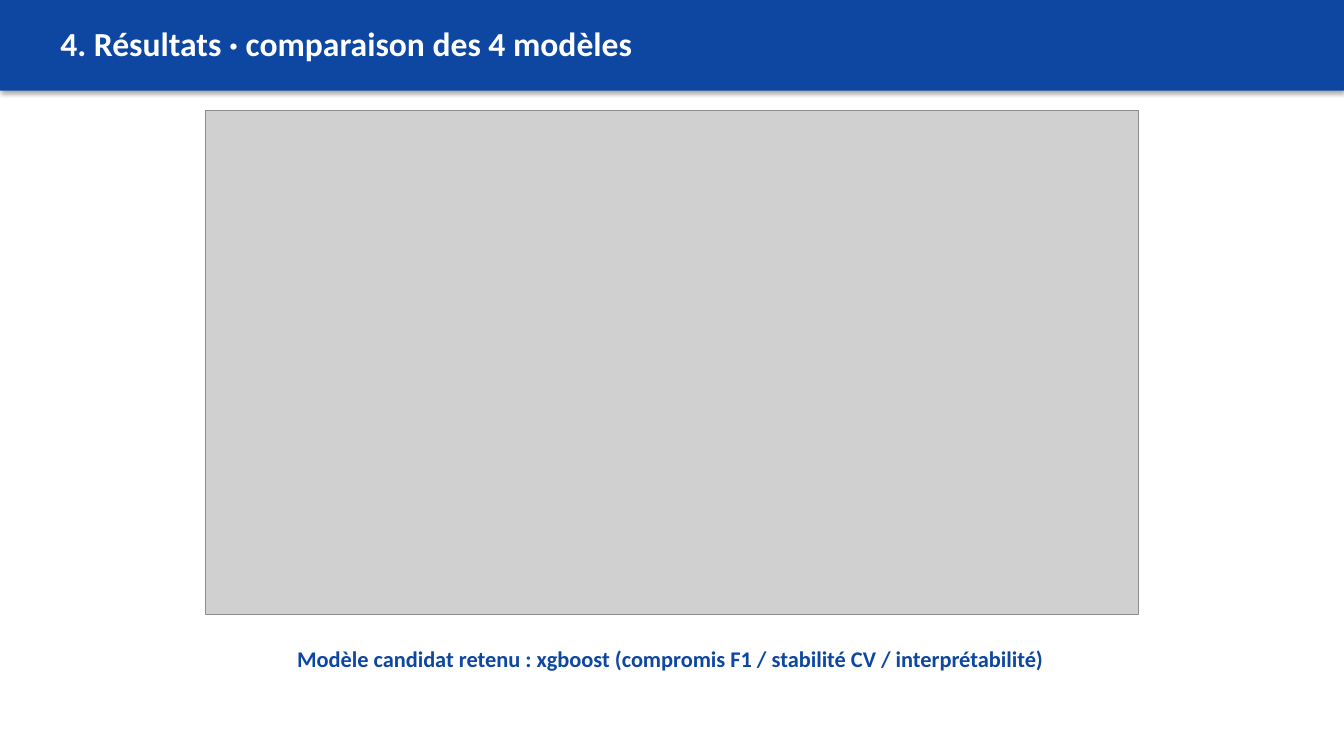
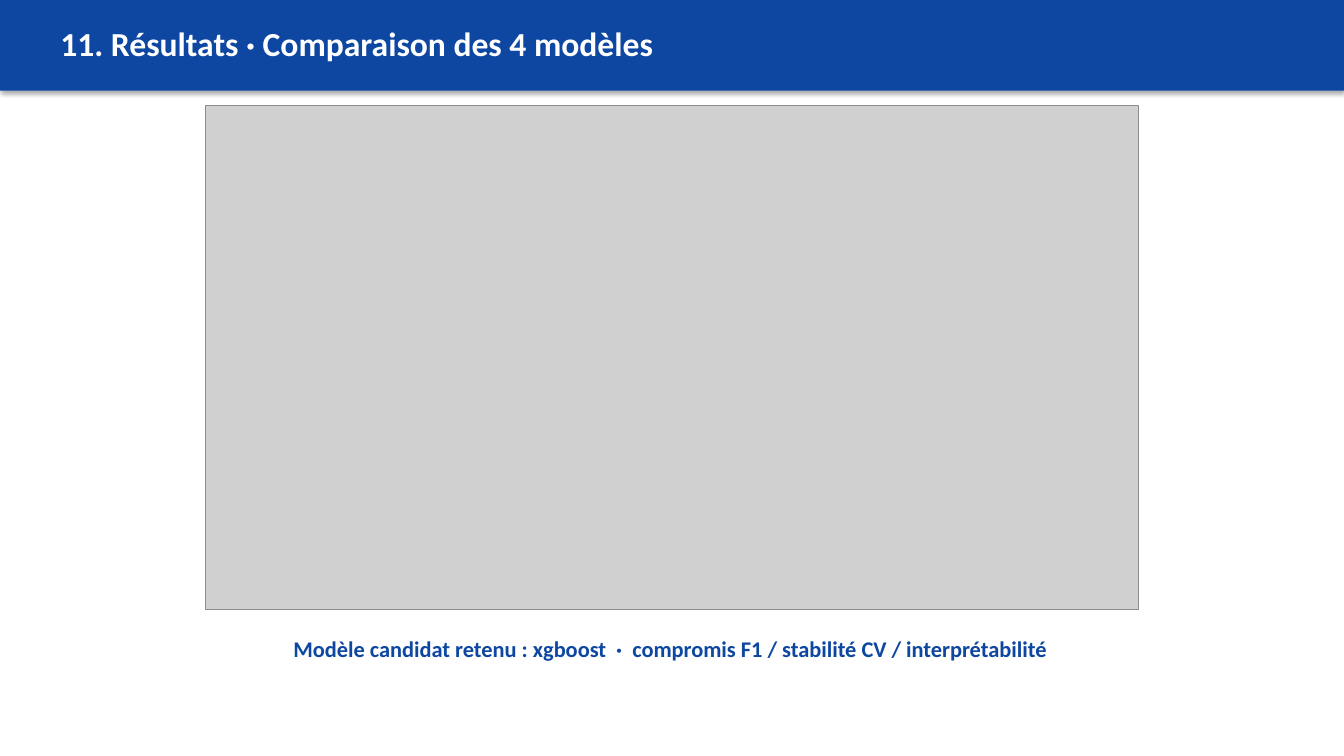
Before and after one commit to Adam-Blf/maintenance-predictive-industrielle, a slide deck: slide 11 of reports/presentation.pptx (slide 5 before the commit). Drawn at 1344x756 pixels with LibreOffice and Linux fonts; fonts in the diff are those of the drawing; grey boxes stand for pictures. Boxes give left, top, right and bottom in pixels: in the first picture for what was removed or moved away, otherwise in the second. Text is boxed around its words. In the diff, an @@ line names an element or a change of style, - is before the commit and + after.

```diff
--- a/reports/presentation.pptx
+++ b/reports/presentation.pptx
@@ text at <box>60,32,653,62</box>: text changed @@
-4. Résultats · comparaison des 4 modèles
+11. Résultats · Comparaison des 4 modèles
@@ picture: place and size @@
-picture at <box>206,111,1138,615</box>
+picture at <box>206,106,1138,610</box>
@@ text at <box>293,641,1046,661</box>: text changed @@
-Modèle candidat retenu : xgboost (compromis F1 / stabilité CV / interprétabilité)
+Modèle candidat retenu : xgboost · compromis F1 / stabilité CV / interprétabilité
```
Also in this commit, not shown: 6 other slides changed, 16 slides added, 3 slides removed, 13 other files.
